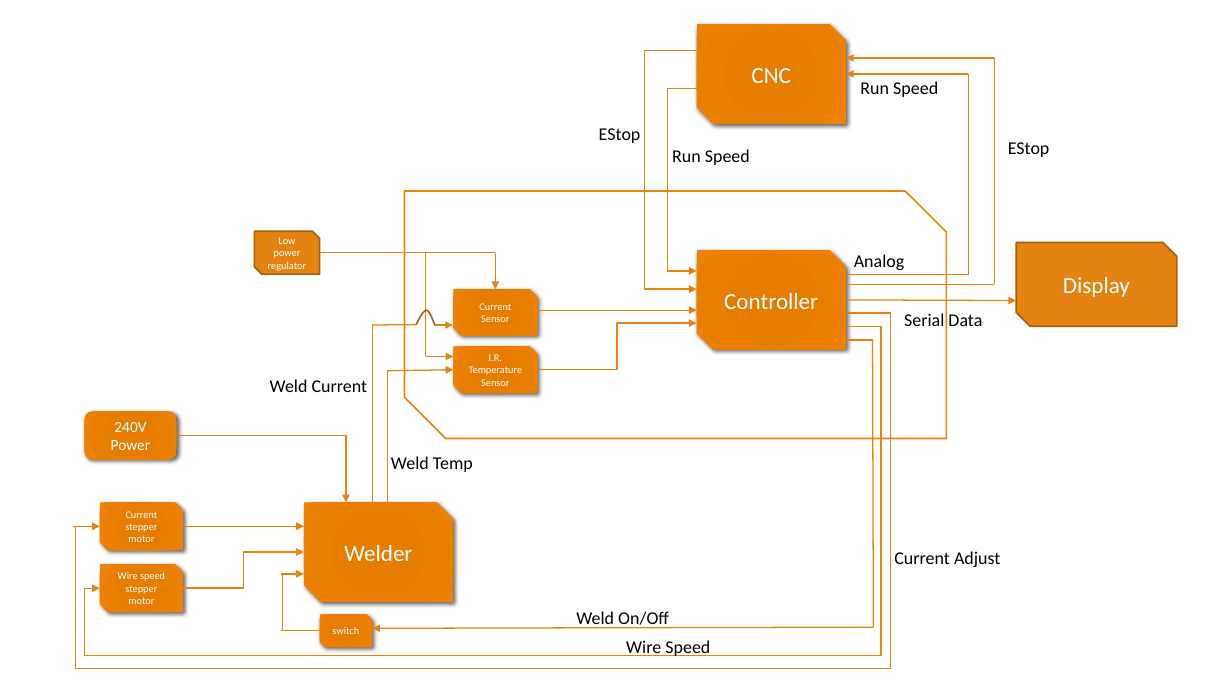
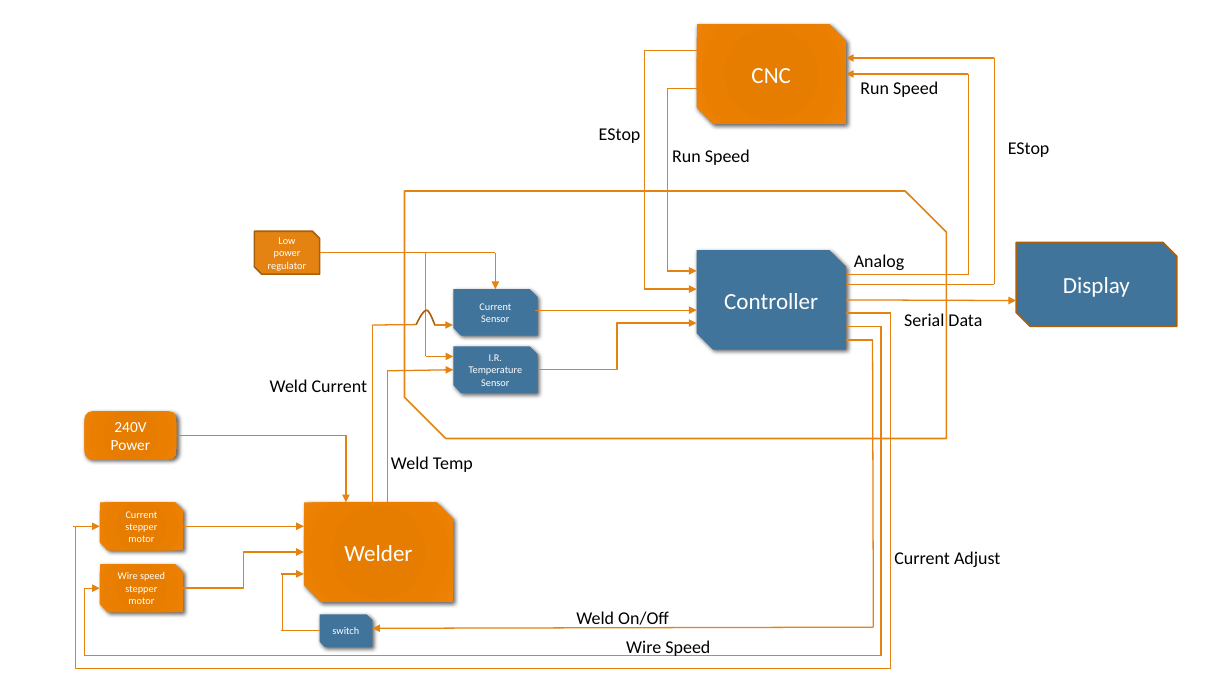
Before and after one commit to brandendriver/Capstone2015, a slide deck: slide 7 of Documentation/Proposal/3D Metal Printing Presentation.pptx. Drawn at 1232x693 pixels with LibreOffice and Linux fonts; fonts in the diff are those of the drawing. Boxes give left, top, right and bottom in pixels: in the first picture for what was removed or moved away, otherwise in the second. Text is boxed around its words. In the diff, an @@ line names an element or a change of style, - is before the commit and + after.

```diff
--- a/Documentation/Proposal/3D Metal Printing Presentation.pptx
+++ b/Documentation/Proposal/3D Metal Printing Presentation.pptx
@@ snip diag rect "Display" at (1017, 242, 1177, 326): fill #E48312 to #40749B @@
@@ fill gradient #E57B00 to #E87D00 to #EB7E00 to #EF8407 to #40749B in 4 elements at (697, 250, 847, 350), (454, 347, 538, 393), (454, 289, 538, 335), (320, 615, 372, 647) @@
```
Also in this commit, not shown: 1 other slide changed.
